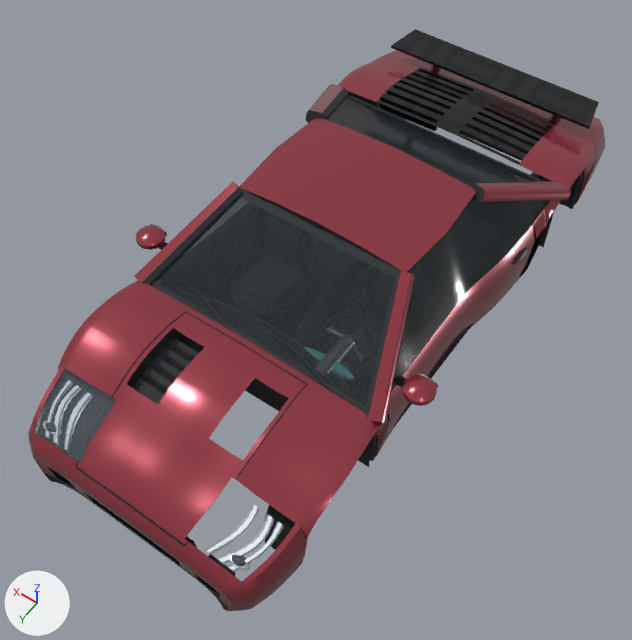
The glTF model assets/models/nightgrid/road_cars/cinder_r9.gltf, before and after one commit.
The view is the same before and after, from a 50 mm lens placed at (-2.21, 3.5, 5.22), pointed at (-0.03, 0.44, 0.42). Every picture has the same lights, and +X, +Y and +Z are marked at lower left. The first picture is the older version. Vertices at exactly the same position are counted once.

Before the edit, the objects in view are built like this:
```python
me_doorl0 = bpy.data.meshes.new('DoorL0')
me_doorl0.from_pydata(...)  # 510 vertices, 956 faces; spans x -0.25..0.25, y -1.83..-0.01, z -0.46..0.56
# faces by material slot: [272, 240, 300, 36, 108]
me_doorl0.materials.append(mat_paint)  # red #972c3c
me_doorl0.materials.append(mat_graphite)  # dark grey #292d31
me_doorl0.materials.append(mat_machinedalloy)  # grey #a8adb6
me_doorl0.materials.append(mat_glazing)  # dark grey #2c353a
me_doorl0.materials.append(mat_doorcard)  # dark grey #292d30
me_frontclip = bpy.data.meshes.new('FrontClip')
me_frontclip.from_pydata(...)  # 3511 vertices, 6184 faces; spans x -0.99..0.99, y 1.11..2.33, z 0.14..0.9
# faces by material slot: [2792, 1786, 566, 592, 448]
me_frontclip.materials.append(mat_paint)  # red #972c3c
me_frontclip.materials.append(mat_graphite)  # dark grey #292d31
me_frontclip.materials.append(mat_machinedalloy)  # grey #a8adb6
me_frontclip.materials.append(mat_carboncomposite)
me_frontclip.materials.append(mat_opticcover)  # greyish blue #6f7c86
me_rearclip = bpy.data.meshes.new('RearClip')
me_rearclip.from_pydata(...)  # 2541 vertices, 4286 faces; spans x -1.01..1.01, y -2.35..-1.25, z 0.14..1.0
# faces by material slot: [1928, 562, 1544, 216, 36]
me_rearclip.materials.append(mat_paint)  # red #972c3c
me_rearclip.materials.append(mat_graphite)  # dark grey #292d31
me_rearclip.materials.append(mat_carboncomposite)
me_rearclip.materials.append(mat_titanium)  # beige #a8998b
me_rearclip.materials.append(mat_opticcover)  # greyish blue #6f7c86
ob_doorl0 = bpy.data.objects.new('DoorL0', me_doorl0)
ob_doorl0.location = (-0.898, 0.97, 0.684)
ob_frontclip = bpy.data.objects.new('FrontClip', me_frontclip)
ob_frontclip.location = (0.0, 0.0, 0.0)
ob_rearclip = bpy.data.objects.new('RearClip', me_rearclip)
ob_rearclip.location = (0.0, 0.0, 0.0)
# also in view: 'Cabin' at (0.0, 0.0, 0.72)
```
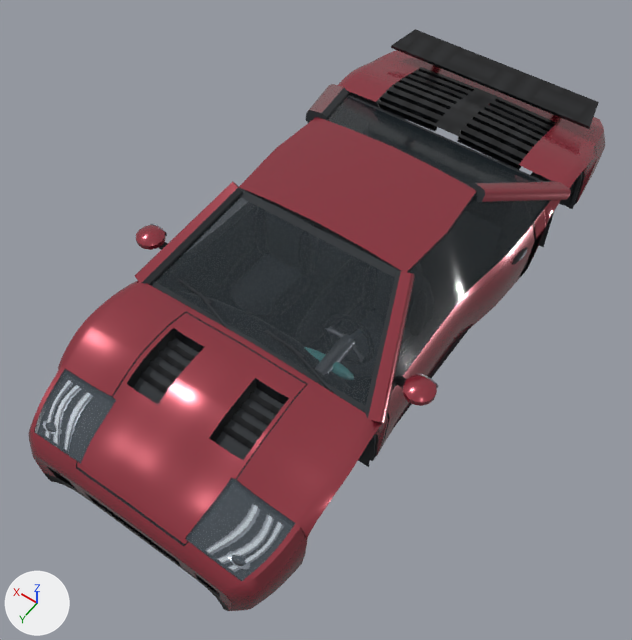
Commit message: Seat the Cinder optical housings on both sides

Where the change shows, as pixel boxes [x1, y1, x2, y2] in the pictures (632 x 640 px):
part 1 of me_frontclip, added: after [222, 425, 254, 449]
part 2 of me_frontclip, added: after [231, 413, 263, 437]
part 3 of me_frontclip, added: after [240, 402, 271, 425]
part 4 of me_frontclip, added: after [249, 392, 280, 414]
part 5 of me_frontclip, added: after [185, 478, 295, 581]
part 6 of me_frontclip, added: after [215, 388, 284, 460]
part 7 of me_frontclip, built on: before [232, 510, 257, 553]; after [186, 378, 295, 570]
part 8 of me_rearclip, added: after [457, 141, 520, 170]
part 9 of me_rearclip, added: after [458, 99, 554, 169]

What changed in the scene script:
```text
Change me_frontclip:
    used by ob_frontclip; location = (0.0, 0.0, 0.0)
    remove me_frontclip.from_pydata(...)  # 3511 vertices, 6184 faces; spans x -0.99..0.99, y 1.11..2.33, z 0.14..0.9
    add me_frontclip.from_pydata(...)  # 3945 vertices, 6848 faces; spans x -0.99..0.99, y 1.11..2.33, z 0.14..0.9
    me_frontclip part 1: the loose piece of 4 vertices spanning x 0.22..0.44, y 1.63..1.66, z 0.77..0.81 is copied, and the copy is moved by (-0.65, 0.0, 0.0); it spans x -0.44..-0.22, y 1.63..1.66, z 0.77..0.81
    me_frontclip part 2: the loose piece of 4 vertices spanning x 0.22..0.44, y 1.55..1.57, z 0.8..0.83 is copied, and the copy is moved by (-0.65, 0.0, 0.0); it spans x -0.44..-0.22, y 1.55..1.57, z 0.8..0.83
    me_frontclip part 3: the loose piece of 4 vertices spanning x 0.22..0.44, y 1.46..1.49, z 0.81..0.84 is copied, and the copy is moved by (-0.65, 0.0, 0.0); it spans x -0.44..-0.22, y 1.46..1.49, z 0.81..0.84
    me_frontclip part 4: the loose piece of 4 vertices spanning x 0.22..0.43, y 1.38..1.4, z 0.82..0.85 is copied, and the copy is moved by (-0.65, 0.0, 0.0); it spans x -0.43..-0.22, y 1.38..1.4, z 0.82..0.85
    me_frontclip part 5: a new loose piece of 105 vertices spanning x -0.89..-0.41, y 1.85..2.24, z 0.55..0.76, in mat_opticcover (greyish blue #6f7c86)
    me_frontclip part 6: a new loose piece of 84 vertices spanning x -0.46..-0.2, y 1.3..1.75, z 0.71..0.81, in mat_graphite (dark grey #292d31)
    me_frontclip part 7: 2 vertices moved within x -0.73..-0.62, y 1.93..2.15, z 0.58..0.67; 199 vertices added at x -0.89..-0.2, y 1.3..2.24, z 0.52..0.81
    other edits to the shape of me_frontclip do not show in these pictures
Change me_rearclip:
    used by ob_rearclip; location = (0.0, 0.0, 0.0)
    remove me_rearclip.from_pydata(...)  # 2541 vertices, 4286 faces; spans x -1.01..1.01, y -2.35..-1.25, z 0.14..1.0
    add me_rearclip.from_pydata(...)  # 2863 vertices, 4752 faces; spans x -1.01..1.01, y -2.35..-1.25, z 0.14..1.0
    me_rearclip part 8: a new loose piece of 32 vertices spanning x -0.62..-0.1, y -1.32..-1.28, z 0.84..0.86, in mat_graphite (dark grey #292d31)
    me_rearclip part 9: 154 vertices added at x -0.62..-0.1, y -1.89..-1.28, z 0.77..0.87
    other edits to the shape of me_rearclip do not show in these pictures
```
